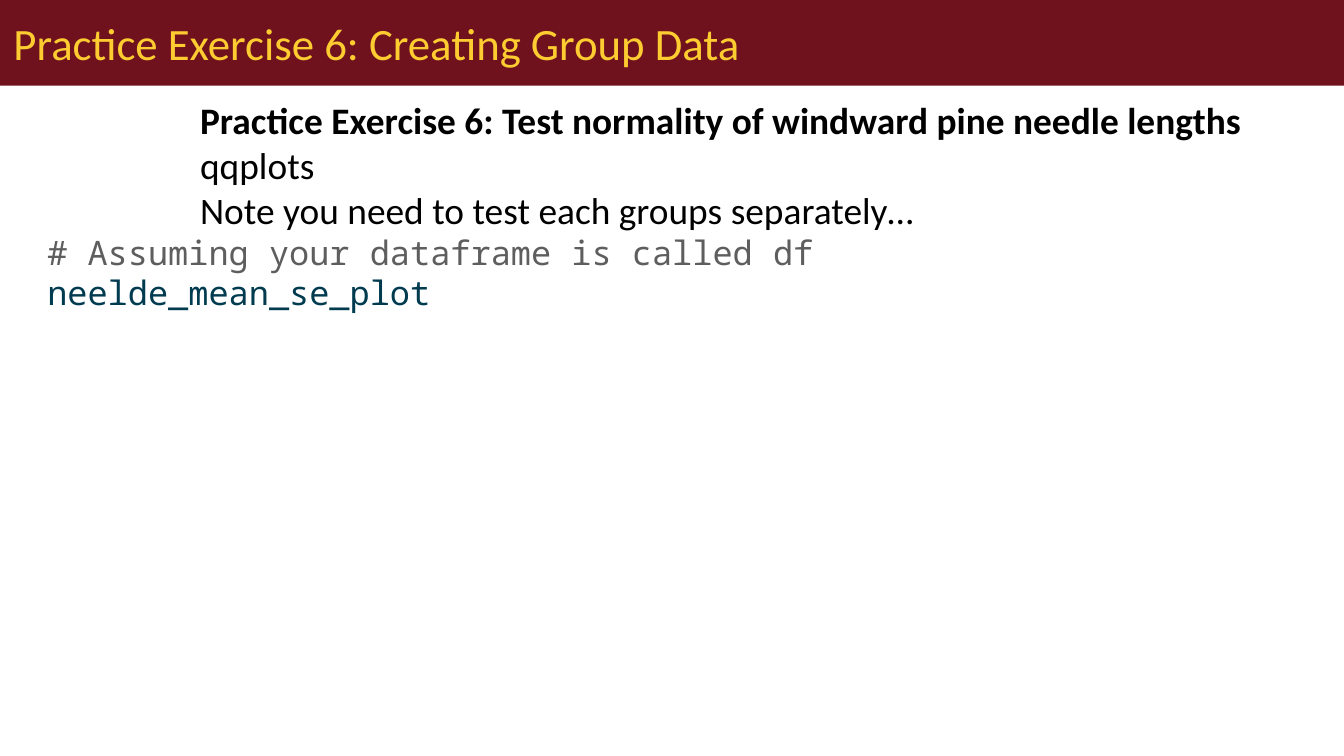
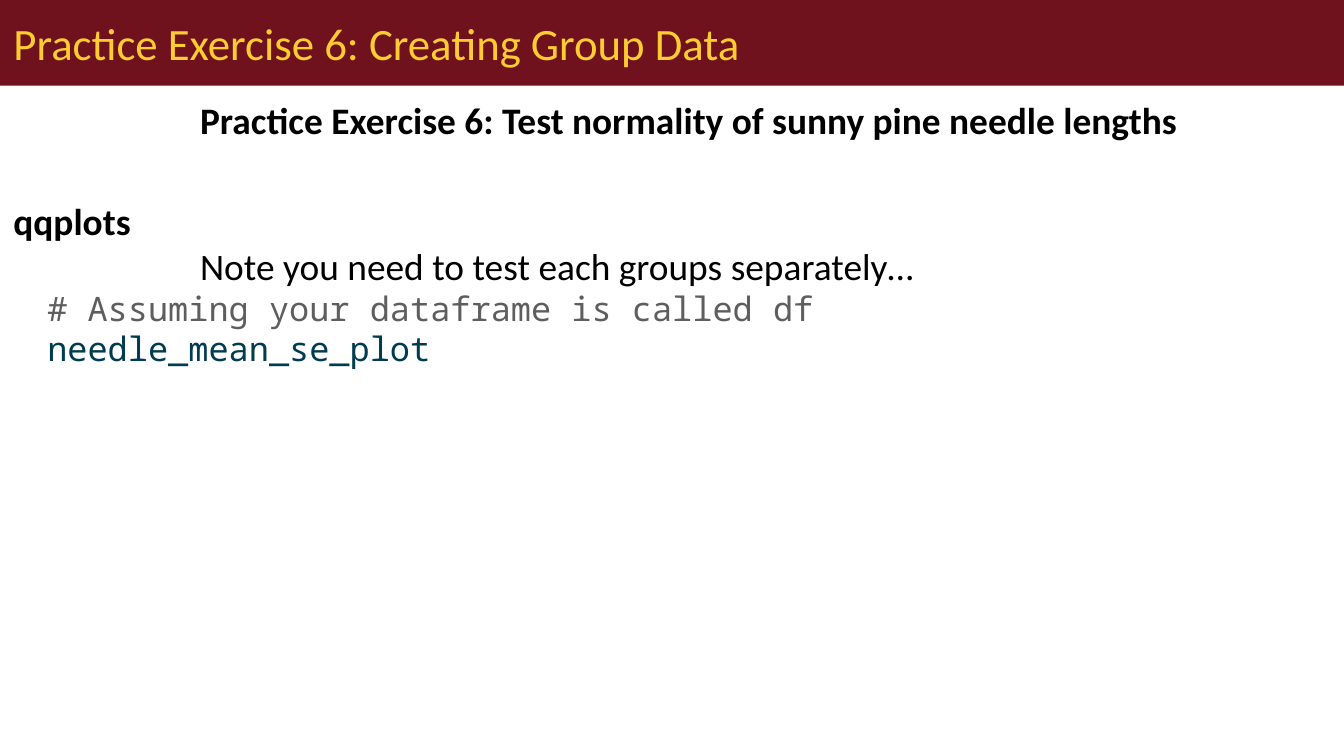
Before and after one commit to wlperry/umd_biostats, a slide deck: slide 28 of docs/ecostats_lectures/lecture_05/05_01_lecture_powerpoint.pptx (slide 29 before the commit). Drawn at 1344x756 pixels with LibreOffice and Linux fonts; fonts in the diff are those of the drawing. Boxes give left, top, right and bottom in pixels: in the first picture for what was removed or moved away, otherwise in the second. Text is boxed around its words. In the diff, an @@ line names an element or a change of style, - is before the commit and + after.

```diff
--- a/docs/ecostats_lectures/lecture_05/05_01_lecture_powerpoint.pptx
+++ b/docs/ecostats_lectures/lecture_05/05_01_lecture_powerpoint.pptx
@@ text at (200,107,1176,141): text changed @@
-Practice Exercise 6: Test normality of windward pine needle lengths
+Practice Exercise 6: Test normality of sunny pine needle lengths
@@ text at (13,208,130,241): bold on in "qqplots"; indent changed; more space between paragraphs @@
@@ text at (47,295,813,369): text changed @@
-# Assuming your dataframe is called df
-neelde_mean_se_plot
+# Assuming your dataframe is called df
+needle_mean_se_plot
```
Also in this commit, not shown: 20 other slides changed, 1 slide removed, 22 other files.
